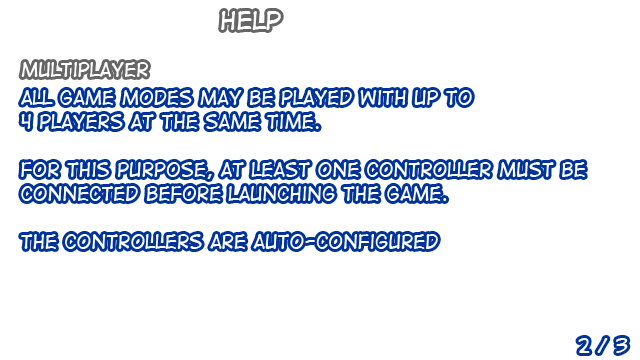
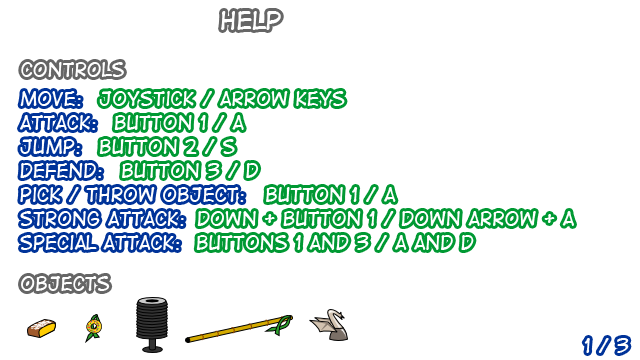
Comparing the layer stacks of the two 640px x 360px images. Changes:
hid group "Ayuda2" (4 layers) over [21, 62, 628, 353]
showed group "Ayuda1" (11 layers) over [20, 62, 629, 353]
painted on "joystick / arrow keys button 1 / a button 2 / S" over [129, 235, 474, 250]
painted on "move: attack: jump: Defend: pick / throw object: strong attack:" over [20, 235, 180, 250]
